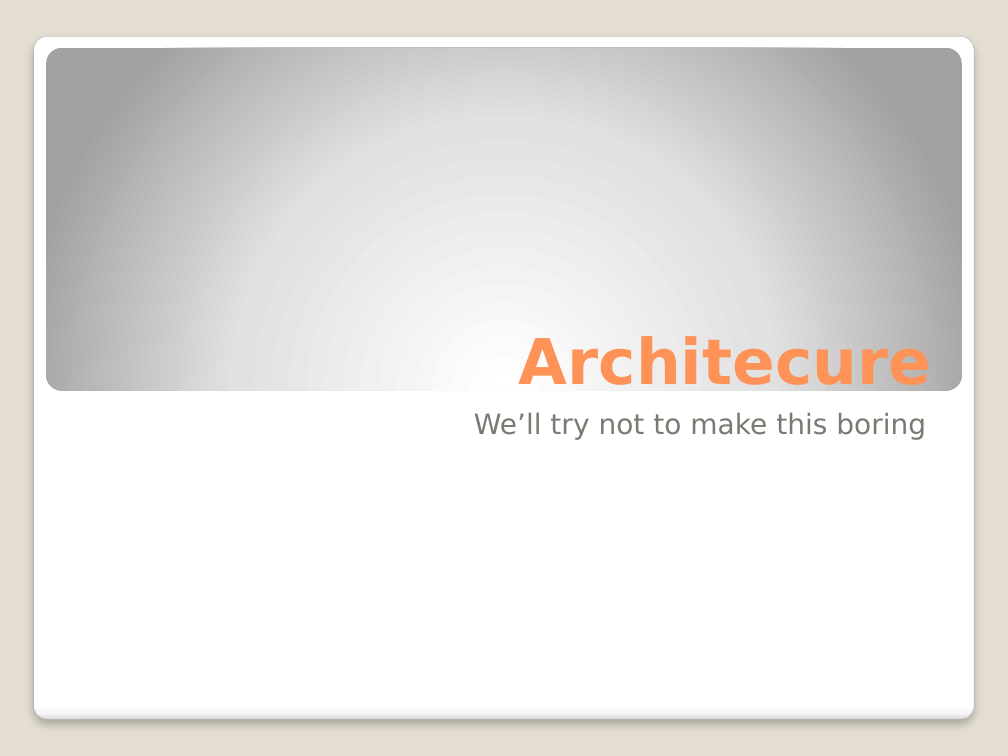
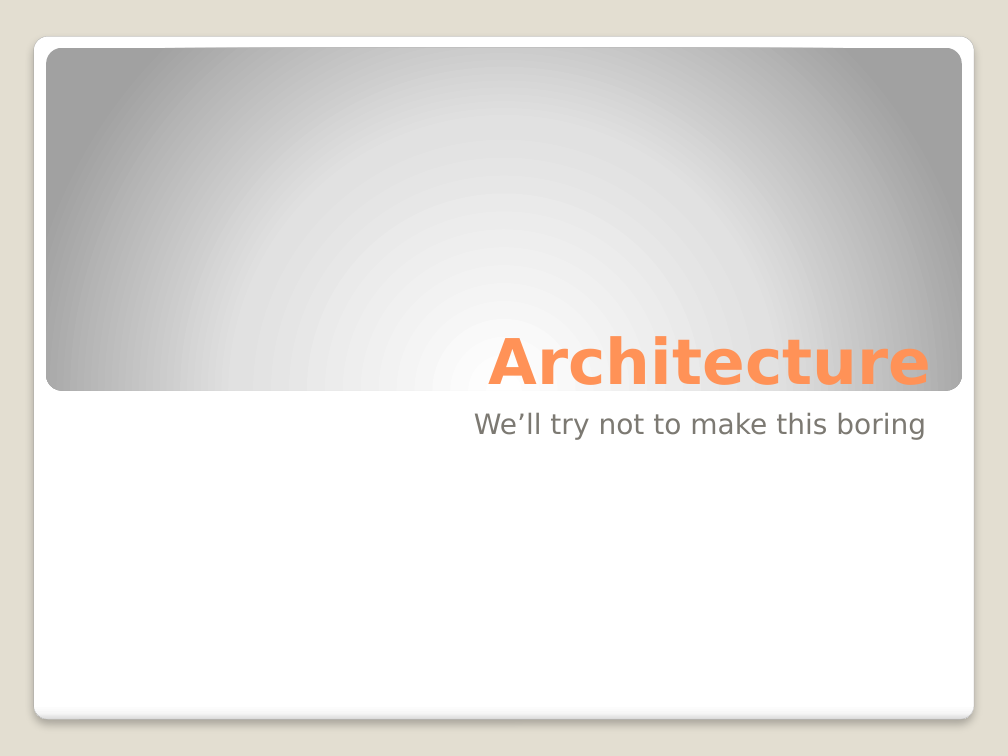
Before and after one commit to michelgrootjans/dkvlessonslearned, a slide deck: slide 9 of slides/Technical Session/Lessons learned.pptx. Drawn at 1008x756 pixels with LibreOffice and Linux fonts; fonts in the diff are those of the drawing. Boxes give left, top, right and bottom in pixels: in the first picture for what was removed or moved away, otherwise in the second. Text is boxed around its words. In the diff, an @@ line names an element or a change of style, - is before the commit and + after.

```diff
--- a/slides/Technical Session/Lessons learned.pptx
+++ b/slides/Technical Session/Lessons learned.pptx
@@ title at [489,333,931,391]: text changed @@
-Architecure
+Architecture
```
Also in this commit, not shown: 17 other slides changed.
